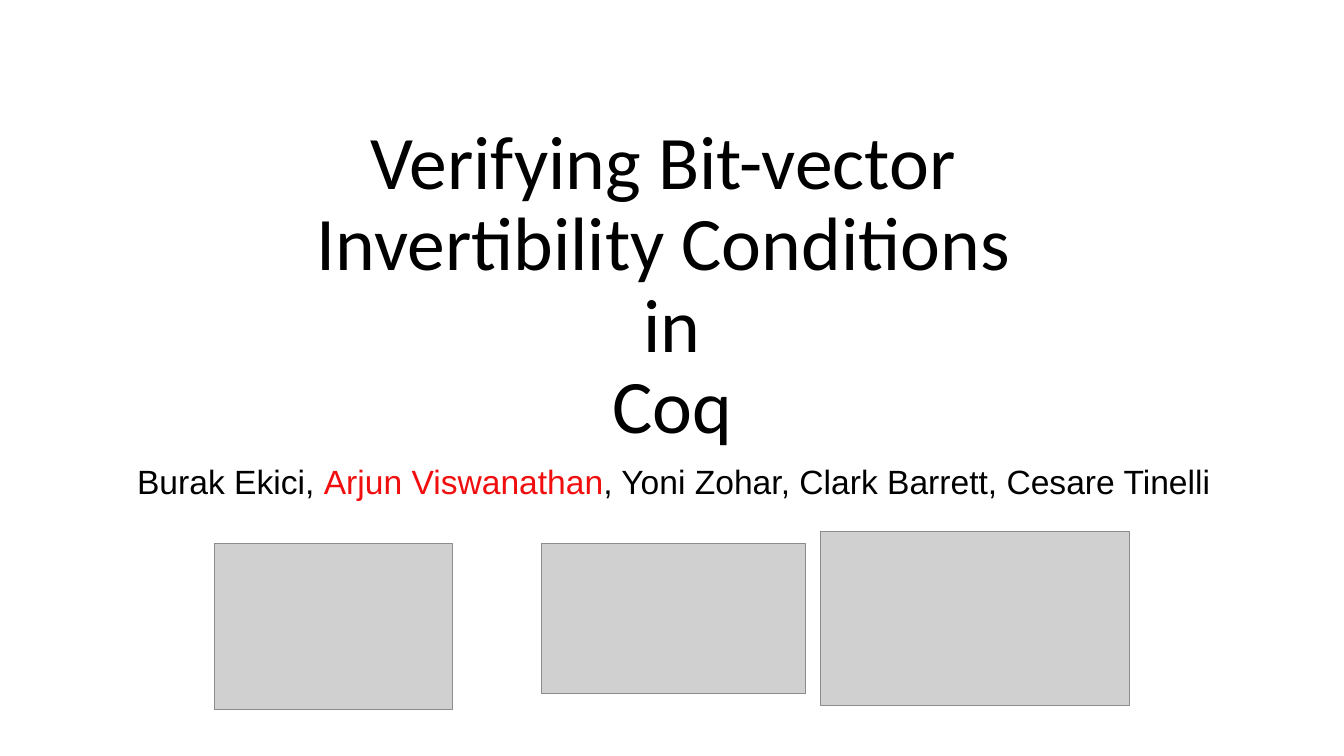
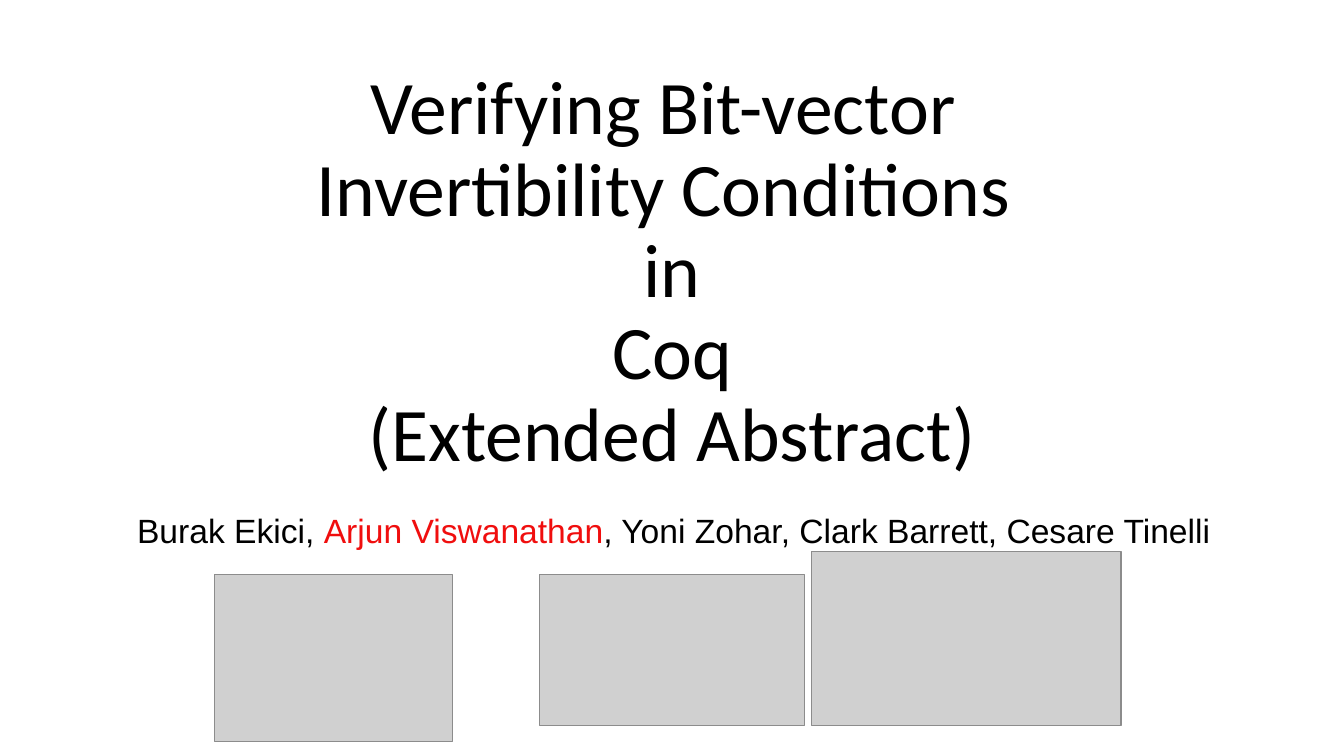
Before and after one commit to arjunvish/pxtp2019presentation, a slide deck: slide 1 of Presentation.pptx. Drawn at 1344x756 pixels with LibreOffice and Linux fonts; fonts in the diff are those of the drawing; grey boxes stand for pictures. Boxes give left, top, right and bottom in pixels: in the first picture for what was removed or moved away, otherwise in the second. Text is boxed around its words. In the diff, an @@ line names an element or a change of style, - is before the commit and + after.

```diff
--- a/Presentation.pptx
+++ b/Presentation.pptx
@@ title at bbox=[317, 82, 1010, 472]: text changed @@
-Verifying Bit-vector
-Invertibility Conditions
-in
-Coq
+Verifying Bit-vector
+Invertibility Conditions
+in
+Coq
+(Extended Abstract)
@@ subtitle "Burak Ekici, Arjun Viswanathan, Yoni ...": place and size @@
-subtitle "Burak Ekici, Arjun Viswanathan, Yoni ..." at bbox=[137, 469, 1210, 501]
+subtitle "Burak Ekici, Arjun Viswanathan, Yoni ..." at bbox=[137, 518, 1210, 550]
@@ picture: place and size @@
-picture at bbox=[821, 531, 1130, 706]
+picture at bbox=[812, 552, 1121, 726]
@@ picture: place and size @@
-picture at bbox=[215, 543, 453, 710]
+picture at bbox=[215, 575, 453, 741]
@@ picture: place and size @@
-picture at bbox=[541, 543, 806, 695]
+picture at bbox=[540, 575, 805, 726]
```
Also in this commit, not shown: 12 other slides changed, 1 slide added, 1 slide removed.
